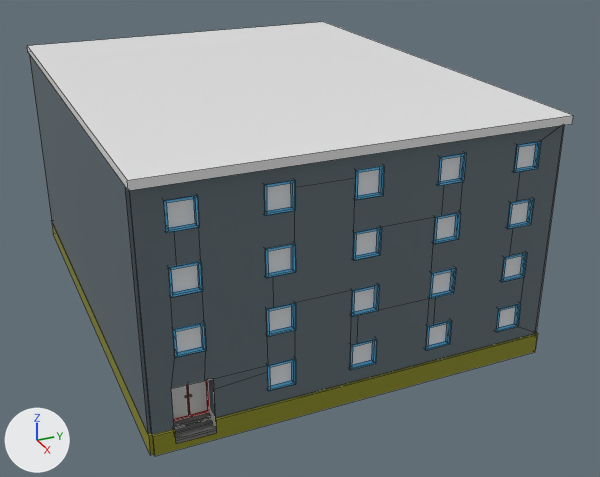
The FBX model OSB3D/Assets/Prefabs/Import/Buildings/BR20_F04_03.fbx: old version first, new version second.
The view is the same before and after, from a 50 mm lens placed at (80.49, -28.28, 22.75), pointed at (42.03, -10.97, 3.52). Lighting does not change. The marker at lower left points along +X, +Y and +Z. Mesh edges are drawn as thin lines. Where no turn or scale is listed for an object, it has been applied to the vertices. Vertices at the same position are counted once.

Before the edit, the objects in view are built like this:
```python
mat_windowglass_006 = principled_material('WindowGlass.006')
mat_windowglass_006.base_color = (0.8, 0.8, 0.8)  # white #e7e7e7
mat_windowglass_006.roughness = 0.4
me_cube_019 = bpy.data.meshes.new('Cube.019')
me_cube_019.from_pydata(...)  # 1062 vertices, 862 faces; spans x -12.8..12.8, y -10.0..10.0, z -6.5..5.9
me_cube_019.materials.append(mat_slab_006)  # yellow #8a8a1b
me_cube_019.materials.append(mat_roof_006)  # white #e7e7e7
me_cube_019.materials.append(mat_facade_006)  # dark blue #5e6b72
me_cube_019.materials.append(mat_frame_006)  # blue #55b6e7
me_cube_019.materials.append(mat_doorpanel_006)  # white #e7e7e7
me_cube_019.materials.append(mat_door_006)  # red #e71c1b
me_cube_019.materials.append(mat_doorknob_006)  # yellow #e7b43d
me_cube_019.materials.append(mat_windowglass_006)  # white #e7e7e7
me_cube_019.materials.append(mat_stair_006)  # grey #727272
ob_br20_f04_03 = bpy.data.objects.new('BR20_F04_03', me_cube_019)
ob_br20_f04_03.location = (40.0, -12.5, 6.5)
```
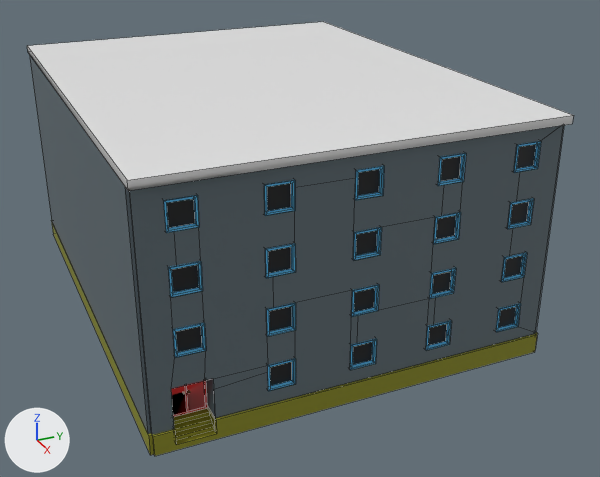
The change, as a list of edits to the scene's bpy script:
```text
Change mat_windowglass_006:
    mat_windowglass_006.base_color: (0.8, 0.8, 0.8) -> (0.00945, 0.00945, 0.00945)  # white #e7e7e7 -> black #191919
Change me_cube_019:
    used by ob_br20_f04_03; location = (40.0, -12.5, 6.5)
    remove me_cube_019.from_pydata(...)  # 1062 vertices, 862 faces; spans x -12.8..12.8, y -10.0..10.0, z -6.5..5.9
    add me_cube_019.from_pydata(...)  # 1042 vertices, 830 faces; spans x -12.8..12.8, y -10.0..10.0, z -6.5..5.9
    me_cube_019 part 1: a new loose piece of 37 vertices spanning x 11.3, y -8.9..-7.1, z -6.2..-3.5
    me_cube_019 part 2
    63 vertices are removed from x 11.4..12.5, y -8.9..-7.1, z -6.2..-3.5
    70 faces are deleted
    8 vertices in x 11.4..11.5, y -8.9..-7.1, z -5.7..-3.5 move by (-0.3, 0.0, 0.0)
    2 vertices move from x 11.4, y -8.9..-7.1, z -6.2 to x 11.1, y -8.9..-7.1, z -6.3
    6 vertices are added at (12.2, -8.9, -6.2), (12.2, -7.1, -6.2), (11.3, -8.9, -5.7), (11.3, -7.1, -5.7), (12.3, -8.9, -6.3), (12.3, -7.1, -6.3)
    12 new faces join them, mat_slab_006 (yellow #8a8a1b)
    me_cube_019 part 3: 1 face spanning x 11.9, y -8.9..-7.1, z -6.0..-5.9 switches from mat_stair_006 (grey #727272) to mat_slab_006 (yellow #8a8a1b)
    remove me_cube_019.materials.append(mat_doorpanel_006)  # white #e7e7e7
    remove me_cube_019.materials.append(mat_stair_006)  # grey #727272
```

Pixel boxes [x1, y1, x2, y2] of what changed, in the pictures (600 x 477 px):
'BR20_F04_03', recoloured, reshaped (grey to black): [27, 22, 574, 456] in both
part 1 of me_cube_019, added: after [171, 380, 207, 417]
part 2 of me_cube_019, cut back: [51, 220, 537, 456] in both
part 3 of me_cube_019, recoloured: after [175, 419, 212, 432]
